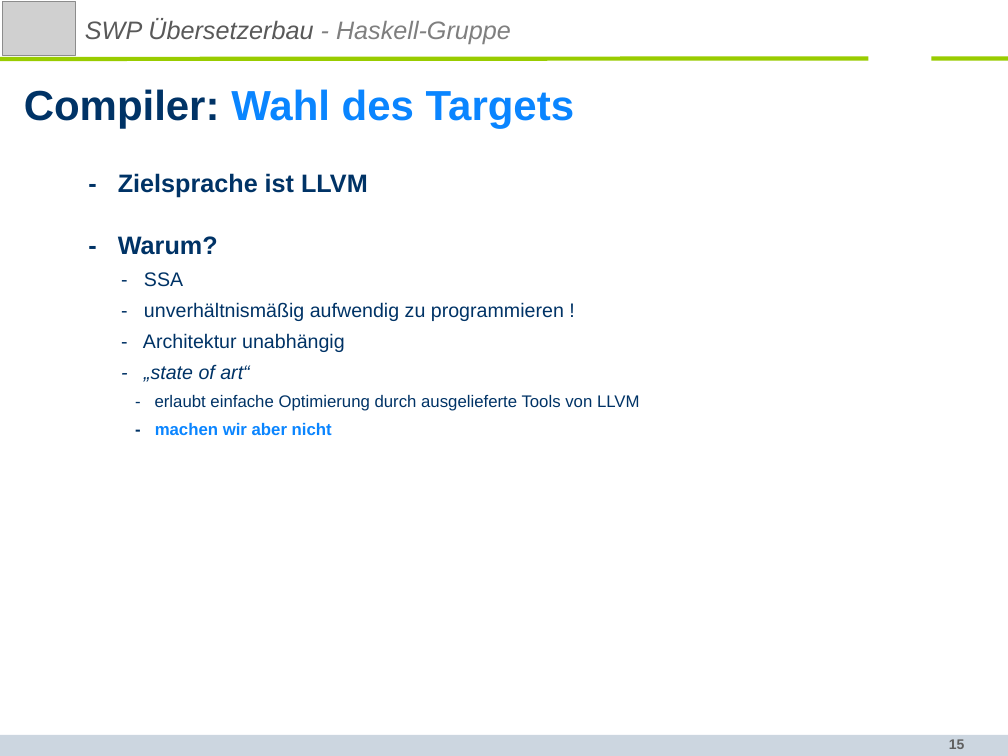
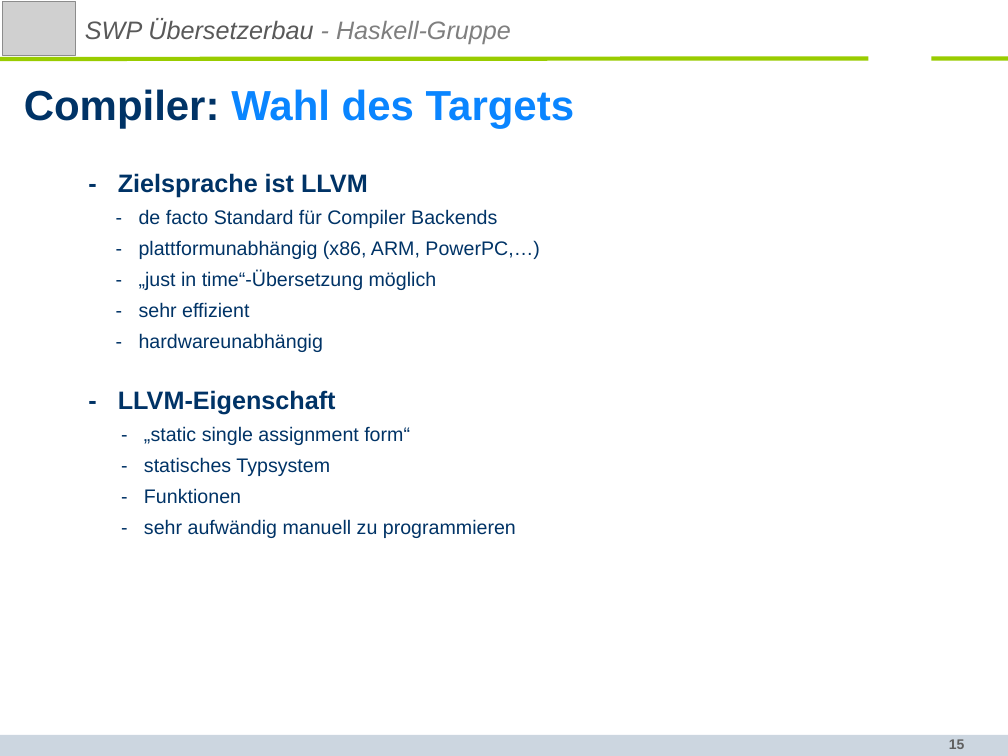
Before and after one commit to SWP-Ubau-SoSe2014-Haskell/SWPSoSe14, a slide deck: slide 15 of documentation/SWPSoSe14MS3.ppt. Drawn at 1008x756 pixels with LibreOffice and Linux fonts; fonts in the diff are those of the drawing; grey boxes stand for pictures; background and template pictures are left out. Boxes give left, top, right and bottom in pixels: in the first picture for what was removed or moved away, otherwise in the second. Text is boxed around its words. In the diff, an @@ line names an element or a change of style, - is before the commit and + after.

```diff
--- a/documentation/SWPSoSe14MS3.ppt
+++ b/documentation/SWPSoSe14MS3.ppt
@@ text at (118, 209, 540, 538): text changed @@
-- Warum?
-- SSA
-- unverhältnismäßig aufwendig zu programmieren !
-- Architektur unabhängig
-- „state of art“
-- erlaubt einfache Optimierung durch ausgelieferte Tools von LLVM
-- machen wir aber nicht
+- de facto Standard für Compiler Backends
+- plattformunabhängig (x86, ARM, PowerPC,…)
+- „just in time“-Übersetzung möglich
+- sehr effizient
+- hardwareunabhängig
+- LLVM-Eigenschaft
+- „static single assignment form“
+- statisches Typsystem
+- Funktionen
+- sehr aufwändig manuell zu programmieren
```
Also in this commit, not shown: 3 other slides changed.
